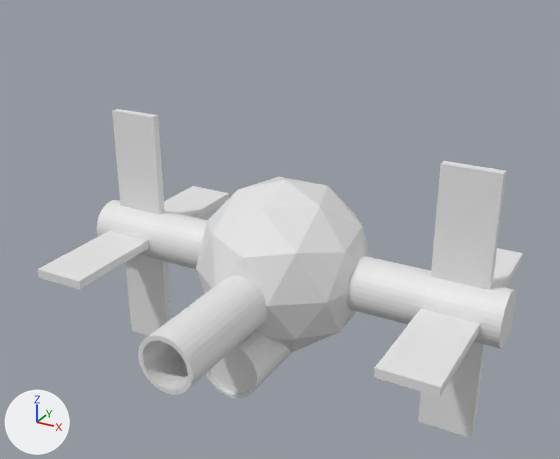
A saved change to the glTF model public/images/models/Objects/Drone.glb.
Before and after are seen from a camera (50 mm lens) standing at (3.75, -6.32, 2.87) and looking at (0.1, 0.32, -0.45). The lights are fixed; the arrows at lower left show +X, +Y and +Z. Where no turn or scale is listed for an object, it has been applied to the vertices.

Objects in the first picture: 'glass', 'metall', 'metall.001', 'metall.002', 'metall.003', 'metall.004', 'metall.005', 'metall.006', 'metall.007'.
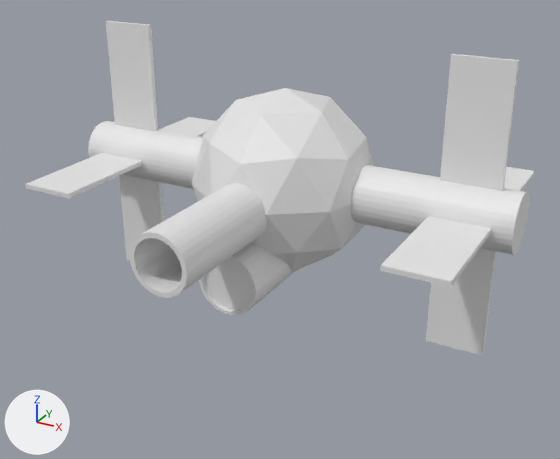
The change, as JSON lines over the scene's bpy script:
```json
{"op": "set", "path": "ob_metall_002.location", "old": "(0.0, 0.612, -1.0)", "new": "(0.0, 0.612, 0.0)"}
{"op": "set", "path": "ob_glass.location", "old": "(0.0, -0.119, -1.713)", "new": "(0.0, -0.119, -0.713)"}
{"op": "set", "path": "ob_metall_001.location", "old": "(0.0, -0.119, -1.713)", "new": "(0.0, -0.119, -0.713)"}
{"op": "set", "path": "ob_metall_003.location", "old": "(0.0, -0.899, -1.047)", "new": "(0.0, -0.899, -0.047)"}
{"op": "set", "path": "ob_metall.location", "old": "(0.0, 0.624, -1.026)", "new": "(0.0, 0.624, 0.0)"}
{"op": "set", "path": "ob_metall_004.location", "old": "(-2.0, 0.624, -1.026)", "new": "(-2.0, 0.624, 0.0)"}
{"op": "set", "path": "ob_metall_004.scale", "old": "(0.3, 1.5, 0.05)", "new": "(0.3, 1.5, 0.025)"}
{"op": "set", "path": "ob_metall_005.location", "old": "(-2.0, 0.624, -1.026)", "new": "(-2.0, 0.624, 0.0)"}
{"op": "set", "path": "ob_metall_005.scale", "old": "(0.3, 1.5, 0.05)", "new": "(0.3, 1.5, 0.025)"}
{"op": "set", "path": "ob_metall_007.location", "old": "(2.0, 0.624, -1.026)", "new": "(2.0, 0.624, 0.0)"}
{"op": "set", "path": "ob_metall_007.scale", "old": "(0.3, 1.5, 0.05)", "new": "(0.3, 1.5, 0.025)"}
{"op": "set", "path": "ob_metall_006.location", "old": "(2.0, 0.624, -1.026)", "new": "(2.0, 0.624, 0.0)"}
{"op": "set", "path": "ob_metall_006.scale", "old": "(0.3, 1.5, 0.05)", "new": "(0.3, 1.5, 0.025)"}
```

Location of each change, (x1, y1, x2, y2) in pixels of the pictures (560 x 459 px):
```json
{"object": "metall.002", "change": "moved", "before": [196, 177, 371, 353], "after": [192, 88, 374, 272]}
{"object": "metall", "change": "moved", "before": [97, 200, 516, 349], "after": [88, 121, 529, 255]}
{"object": "metall.007", "change": "moved, rescaled", "before": [418, 161, 507, 438], "after": [426, 54, 520, 356], "on screen": "9% taller"}
{"object": "metall.003", "change": "moved", "before": [138, 275, 267, 395], "after": [130, 183, 267, 298]}
{"object": "metall.004", "change": "moved, rescaled", "before": [112, 109, 171, 336], "after": [106, 21, 164, 261]}
{"object": "metall.006", "change": "moved, rescaled", "before": [374, 248, 523, 397], "after": [380, 167, 534, 287], "on screen": "19% shorter"}
{"object": "metall.005", "change": "moved, rescaled", "before": [37, 186, 229, 290], "after": [26, 117, 216, 198], "on screen": "22% shorter"}
{"object": "metall.001", "change": "moved", "before": [206, 331, 291, 398], "after": [199, 244, 295, 315]}
{"object": "glass", "change": "moved", "before": [210, 348, 254, 393], "after": [204, 258, 253, 310]}
```
